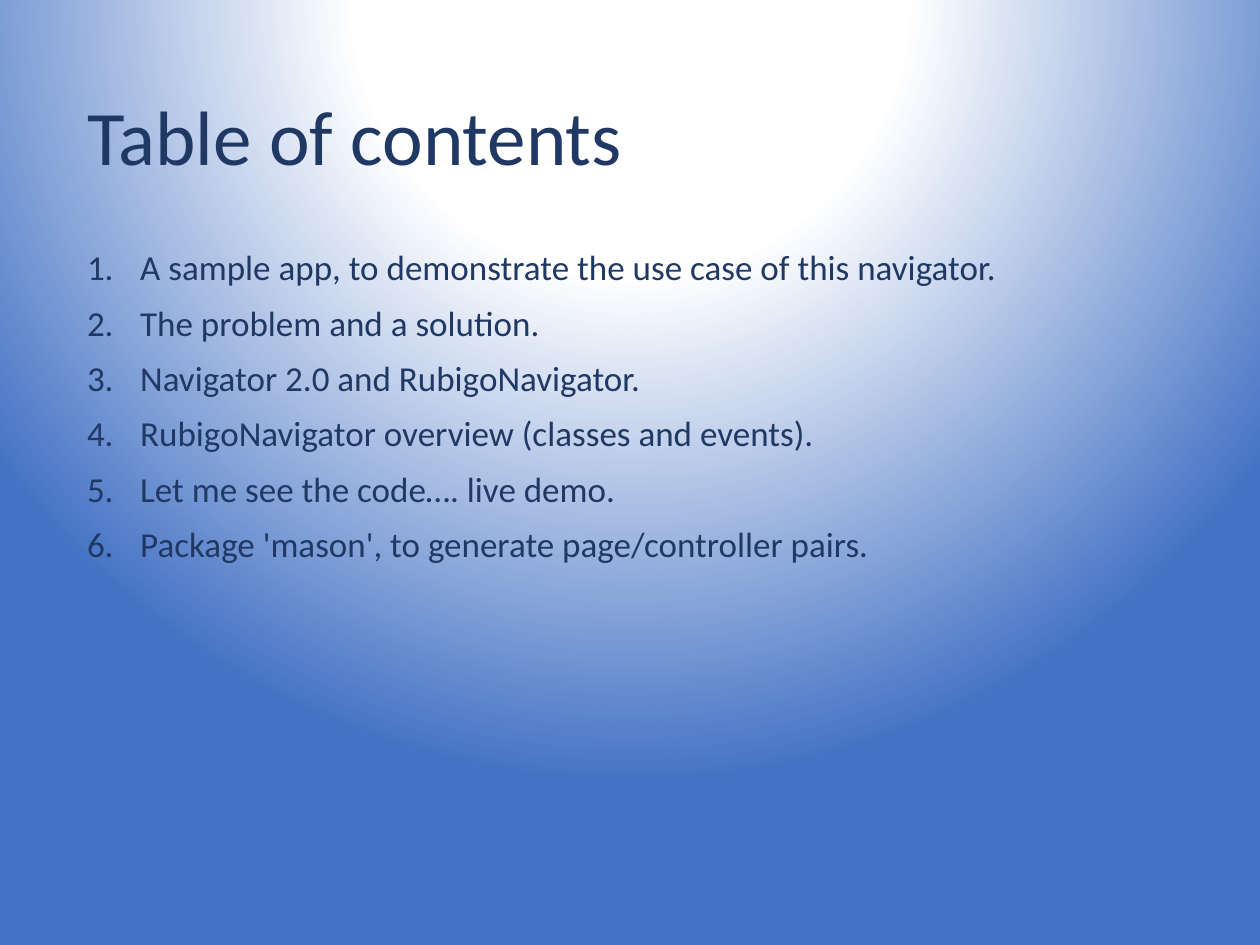
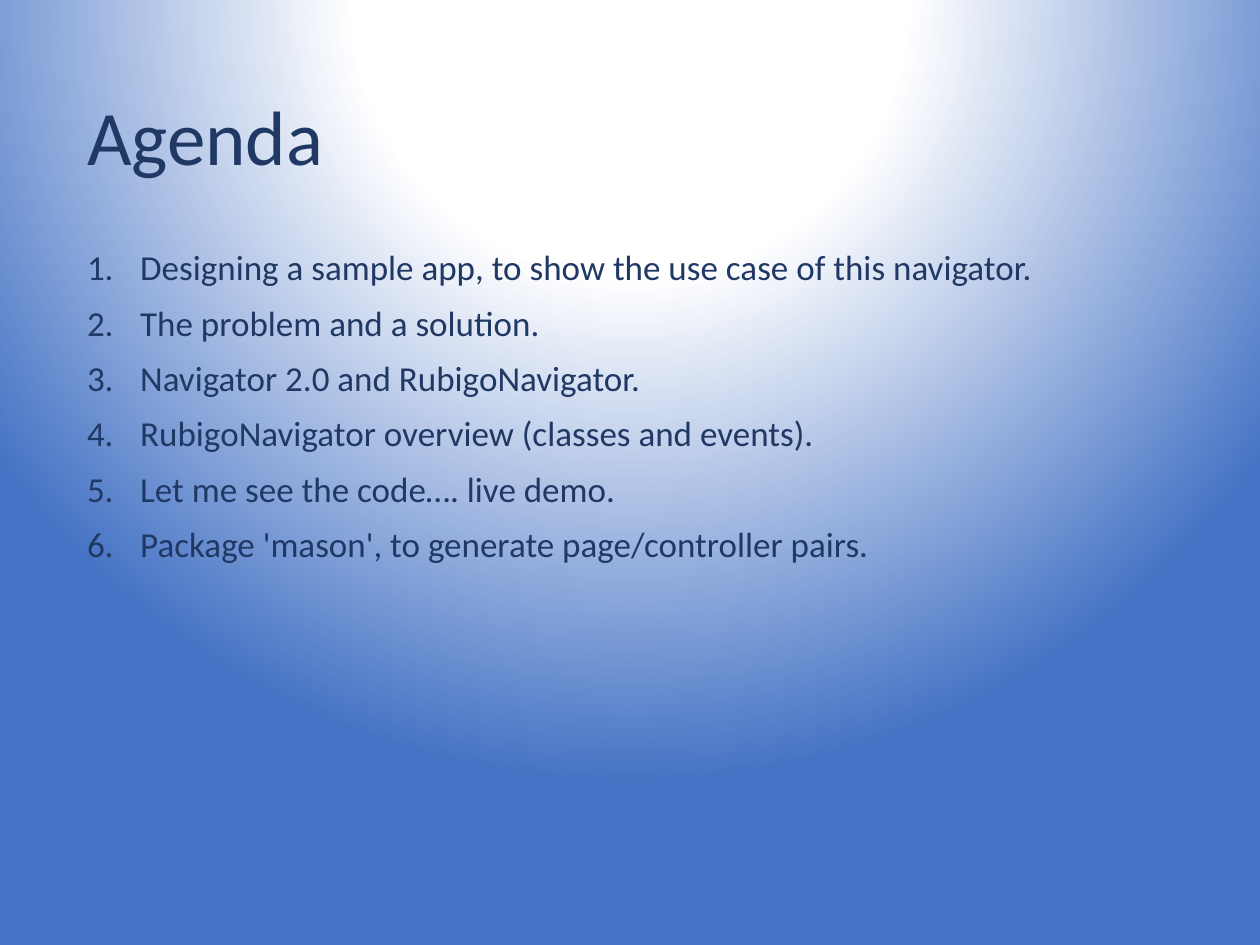
Before and after one commit to jsroest/rubigo_navigator_slides, a slide deck: slide 2 of Separating concerns with RubigoNavigator, an implementation using Flutter's Navigator 2.0.pptx. Drawn at 1260x945 pixels with LibreOffice and Linux fonts; fonts in the diff are those of the drawing. Boxes give left, top, right and bottom in pixels: in the first picture for what was removed or moved away, otherwise in the second. Text is boxed around its words. In the diff, an @@ line names an element or a change of style, - is before the commit and + after.

Commit message:
V1.0.1

```diff
--- a/Separating concerns with RubigoNavigator, an implementation using Flutter's Navigator 2.0.pptx
+++ b/Separating concerns with RubigoNavigator, an implementation using Flutter's Navigator 2.0.pptx
@@ title at <box>87,102,323,184</box>: text changed @@
-Table of contents
+Agenda
@@ subtitle at <box>140,255,1031,286</box>: text changed @@
-1. A sample app, to demonstrate the use case of this navigator.
+1. Designing a sample app, to show the use case of this navigator.
```
Also in this commit, not shown: 1 other slide changed.
